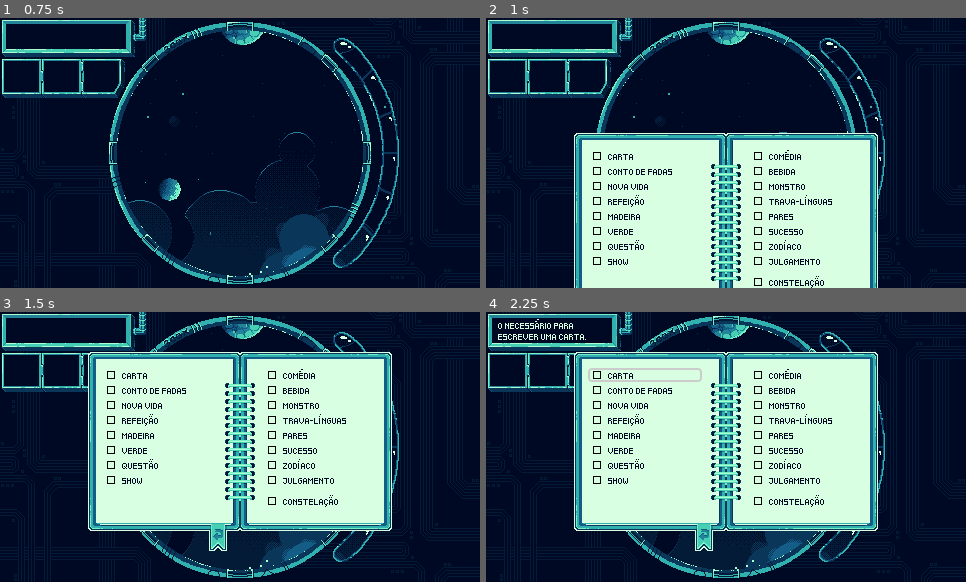
Above: before the commit, frames 1-4 (two rows, left to right).
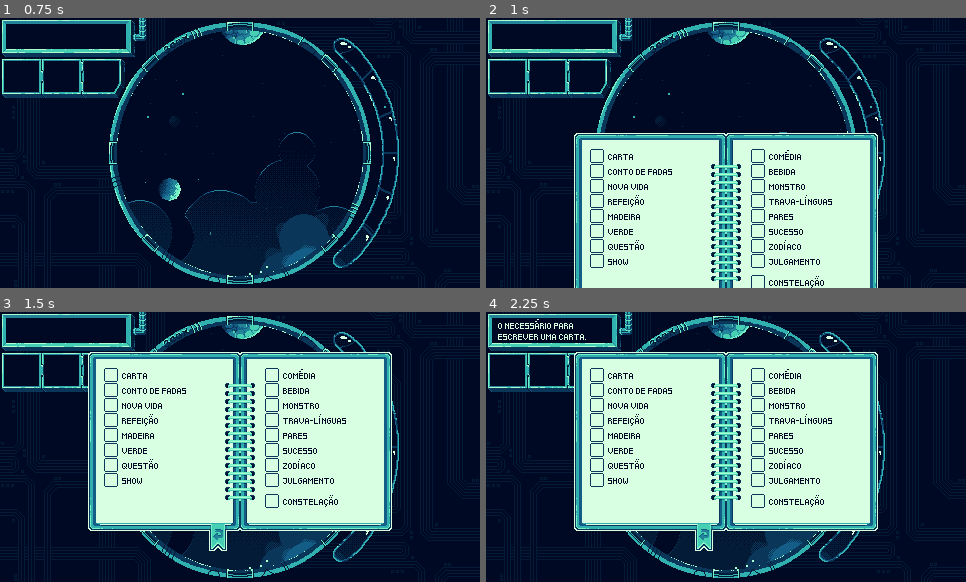
Above: after the commit, the same moments.

Repository: gdp-ufrj/stella
Game: Godot game, scene res://scenes/world.tscn
The game is run twice, just before and just after one commit, with the same random seed, the same clock (stepped at 60 frames per second) and the same inputs. The engine's default icon, where the game draws it, is replaced by a stand-in: a white triangle on a blue panel in a dark square.
Inputs (mouse positions are in pixels of both pictures, inside the frame that each line leads up to):
- Up to frame 1 (0.75 s): click (52, 225) at 0.5 s
- Up to frame 2 (1 s): no input
- Up to frame 3 (1.5 s): hold D (right) from 1.28 s (still down); hold C (combine) from 1.28 s (still down)
- Up to frame 4 (2.25 s): release D (right) at 2 s; release C (combine) at 2 s; click (644, 374) at 2.02 s

Frame 1 is identical in both runs. In frame 2, 1.0% of the frame differs, in the area x 21-59%, y 48-100%; in frame 3, 1.0%; in frame 4, 1.4%, in the area x 21-59%, y 20-73%.

Commit message:
small fixes

Diff:
--- a/scenes/notebook_option.tscn
+++ b/scenes/notebook_option.tscn
@@ -1,8 +1,12 @@
-[gd_scene load_steps=4 format=3 uid="uid://drs5025ebtgk8"]
+[gd_scene load_steps=6 format=3 uid="uid://drs5025ebtgk8"]
 
 [ext_resource type="Script" path="res://scripts/notebook_option.gd" id="1_j628e"]
 [ext_resource type="FontFile" uid="uid://71j4oljo4i6m" path="res://assets/fonts/Pixeled.ttf" id="2_44h5q"]
 [ext_resource type="Texture2D" uid="uid://csl7lli6w1wtt" path="res://assets/hud/box.png" id="2_nm1uw"]
+
+[sub_resource type="StyleBoxEmpty" id="StyleBoxEmpty_wf1f2"]
+
+[sub_resource type="StyleBoxEmpty" id="StyleBoxEmpty_divjo"]
 
 [node name="NotebookOption" type="Control"]
 layout_mode = 3
@@ -46,6 +50,8 @@
 anchor_bottom = 1.0
 grow_horizontal = 2
 grow_vertical = 2
+theme_override_styles/pressed = SubResource("StyleBoxEmpty_wf1f2")
+theme_override_styles/focus = SubResource("StyleBoxEmpty_divjo")
 flat = true
 
 [connection signal="pressed" from="Button" to="." method="_on_button_pressed"]
--- /dev/null
+++ b/scripts/resources/constellations/star.tres
@@ -0,0 +1,13 @@
+[gd_resource type="Resource" script_class="Constellation" load_steps=5 format=3 uid="uid://b83g6yhpjwqoj"]
+
+[ext_resource type="Script" path="res://scripts/resources/constellations/constellation_base.gd" id="1_up83d"]
+[ext_resource type="Texture2D" uid="uid://s5bn1r5e2m85" path="res://assets/constellations/normal/estrela.png" id="2_glmxb"]
+[ext_resource type="Texture2D" uid="uid://bbnxnly3assbs" path="res://assets/constellations/icon/estrela_pqn.png" id="3_wlkvd"]
+[ext_resource type="Texture2D" uid="uid://dufexk43pi4t5" path="res://assets/constellations/no_lines/estrela_estrelaa.png" id="4_374ci"]
+
+[resource]
+script = ExtResource("1_up83d")
+name = "Estrela"
+sprite_full = ExtResource("2_glmxb")
+sprite_stars = ExtResource("4_374ci")
+sprite_mini = ExtResource("3_wlkvd")
--- /dev/null
+++ b/scripts/resources/puzzles/puzzle_17.tres
@@ -0,0 +1,10 @@
+[gd_resource type="Resource" script_class="Puzzle" load_steps=3 format=3 uid="uid://duqpjvv3jdybm"]
+
+[ext_resource type="Script" path="res://scripts/resources/puzzles/puzzle_base.gd" id="1_lt6cx"]
+[ext_resource type="Resource" uid="uid://b83g6yhpjwqoj" path="res://scripts/resources/constellations/star.tres" id="2_humic"]
+
+[resource]
+script = ExtResource("1_lt6cx")
+id = 17
+hint_text = "Entre as estrelas e os segredos da noite."
+solution_list = Array[Resource("res://scripts/resources/constellations/constellation_base.gd")]([ExtResource("2_humic")])
Binary file added: assets/constellations/icon/estrela_pqn.png
Not shown, added: assets/constellations/icon/estrela_pqn.png.import
Binary file added: assets/constellations/no_lines/estrela_estrelaa.png
Not shown, added: assets/constellations/no_lines/estrela_estrelaa.png.import
Binary file added: assets/constellations/normal/estrela.png
Not shown, added: assets/constellations/normal/estrela.png.import
Binary file changed: assets/hud/box.png
Binary file changed: assets/hud/box_checked.png
